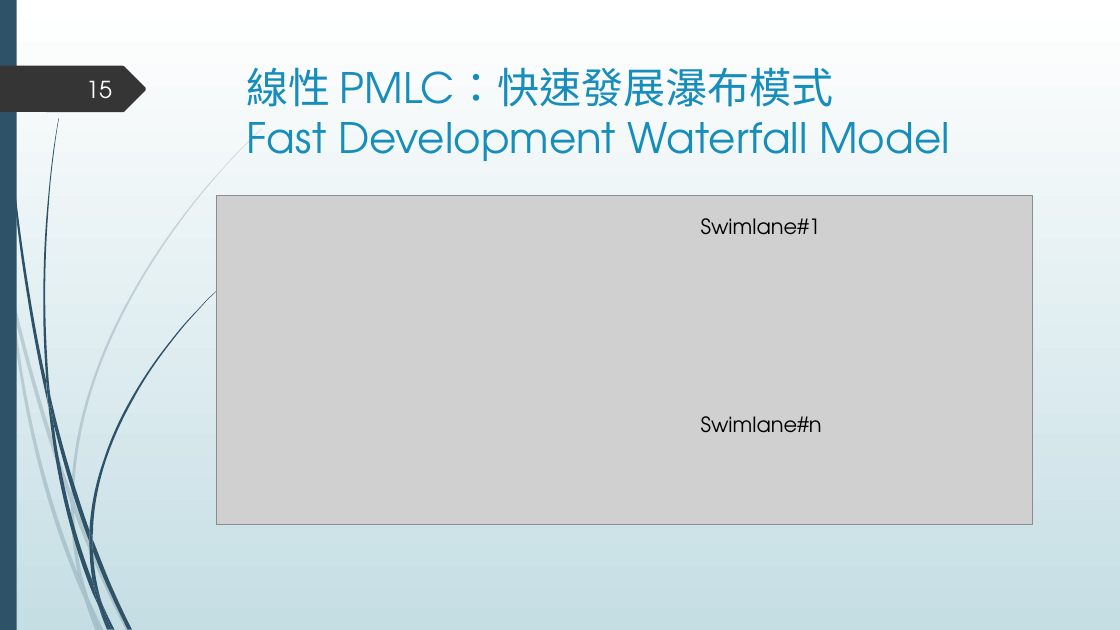
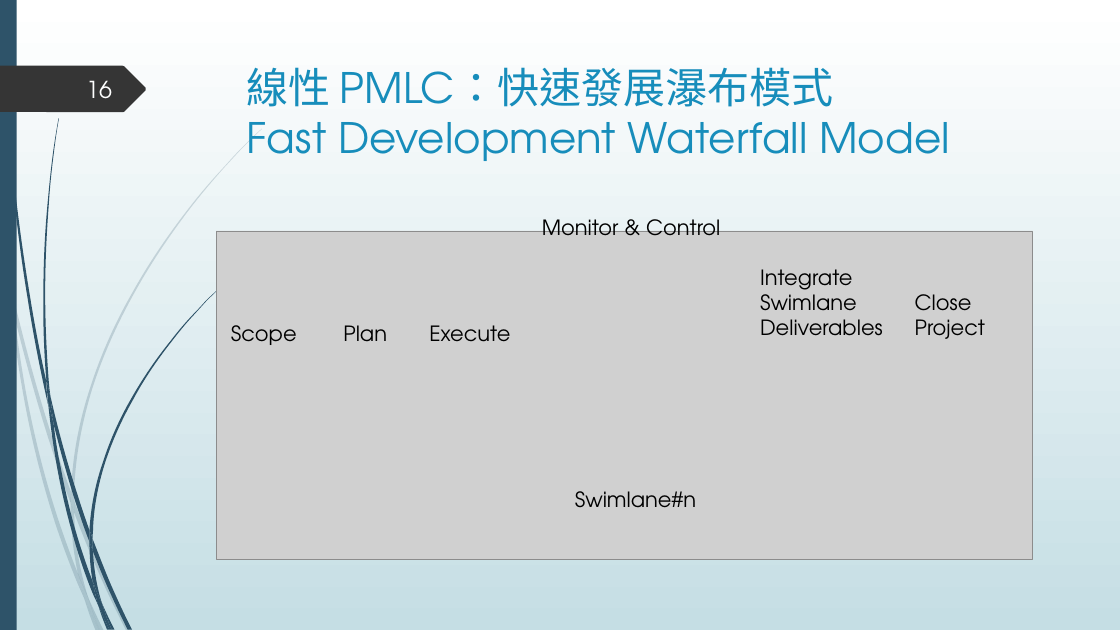
Before and after one commit to ywdeng/uscojywdeng, a slide deck: slide 16 of src/assets/1091/ProjectManagement/CH04/04.pptx (slide 15 before the commit). Drawn at 1120x630 pixels with LibreOffice and Linux fonts; fonts in the diff are those of the drawing; grey boxes stand for pictures. Boxes give left, top, right and bottom in pixels: in the first picture for what was removed or moved away, otherwise in the second. Text is boxed around its words. In the diff, an @@ line names an element or a change of style, - is before the commit and + after.

Commit message:
edit project management chapter 4 ppt

```diff
--- a/src/assets/1091/ProjectManagement/CH04/04.pptx
+++ b/src/assets/1091/ProjectManagement/CH04/04.pptx
@@ page number at (x1=86, y1=80, x2=112, y2=99): text changed @@
-15
+16
@@ picture moved from (x1=216, y1=196, x2=1033, y2=524) to (x1=216, y1=231, x2=1033, y2=560) @@
@@ text removed at (x1=701, y1=218, x2=821, y2=235) @@
-Swimlane#1
@@ group added at (x1=231, y1=219, x2=985, y2=345): 6 texts @@
+Scope
+Plan
+Execute
+Monitor & Control
+Close
+Project
+Integrate
+Swimlane
+Deliverables
@@ text "Swimlane#n" moved from (x1=701, y1=416, x2=822, y2=433) to (x1=575, y1=491, x2=696, y2=508) @@
```
Also in this commit, not shown: 11 other slides changed, 3 slides added.
